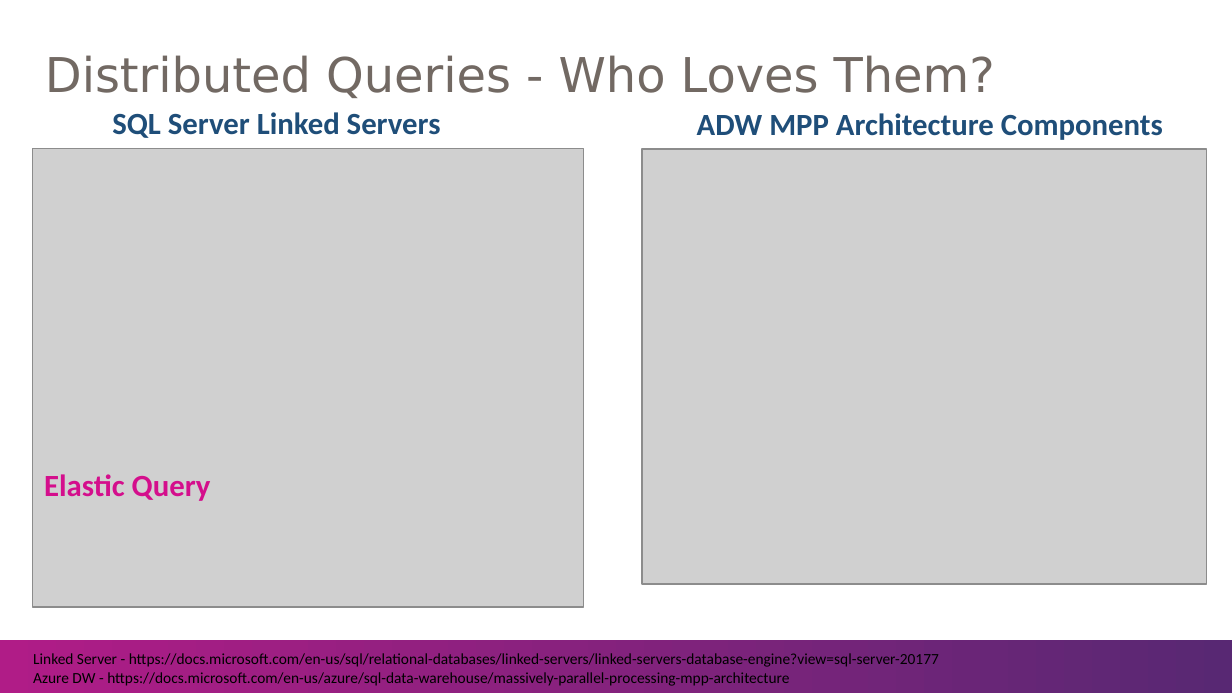
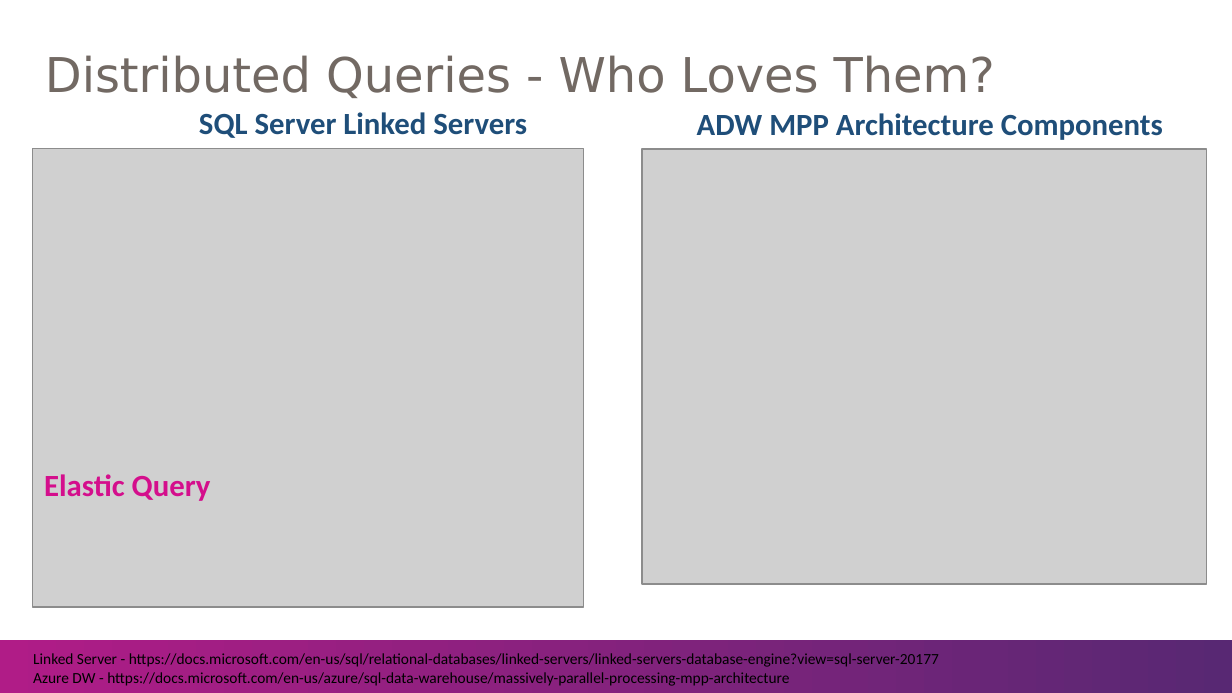
Before and after one commit to BSWolfset/PresentationSlidedecks, a slide deck: slide 4 of DesigningForADWPerformance.pptx. Drawn at 1232x693 pixels with LibreOffice and Linux fonts; fonts in the diff are those of the drawing; grey boxes stand for pictures; background and template pictures are left out. Boxes give left, top, right and bottom in pixels: in the first picture for what was removed or moved away, otherwise in the second. Text is boxed around its words. In the diff, an @@ line names an element or a change of style, - is before the commit and + after.

```diff
--- a/DesigningForADWPerformance.pptx
+++ b/DesigningForADWPerformance.pptx
@@ text "SQL Server Linked Servers": place and size @@
-text "SQL Server Linked Servers" at box(112, 112, 441, 138)
+text "SQL Server Linked Servers" at box(199, 112, 527, 138)
```
Also in this commit, not shown: 5 other slides changed, 2 slides added.
